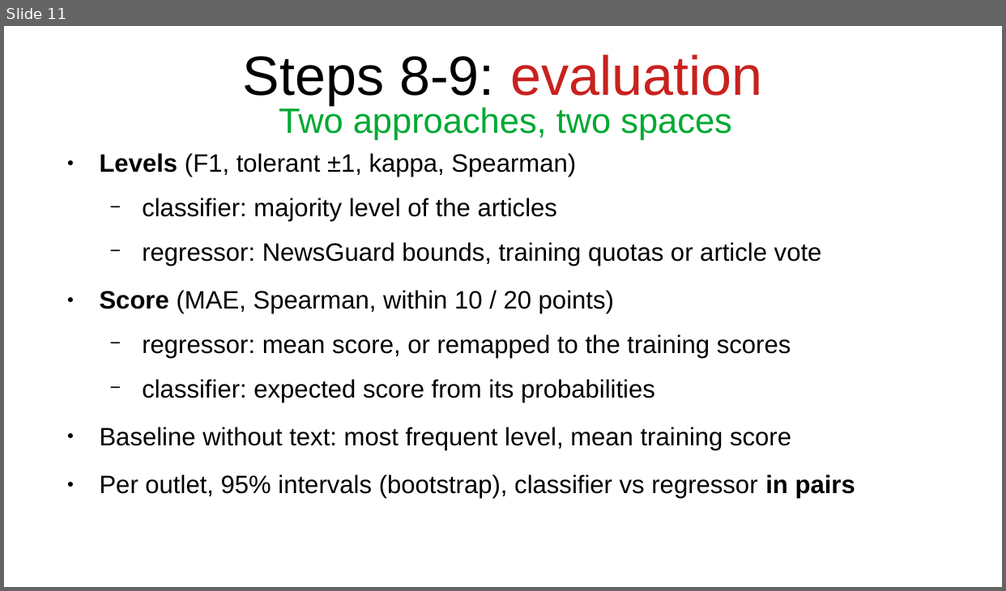
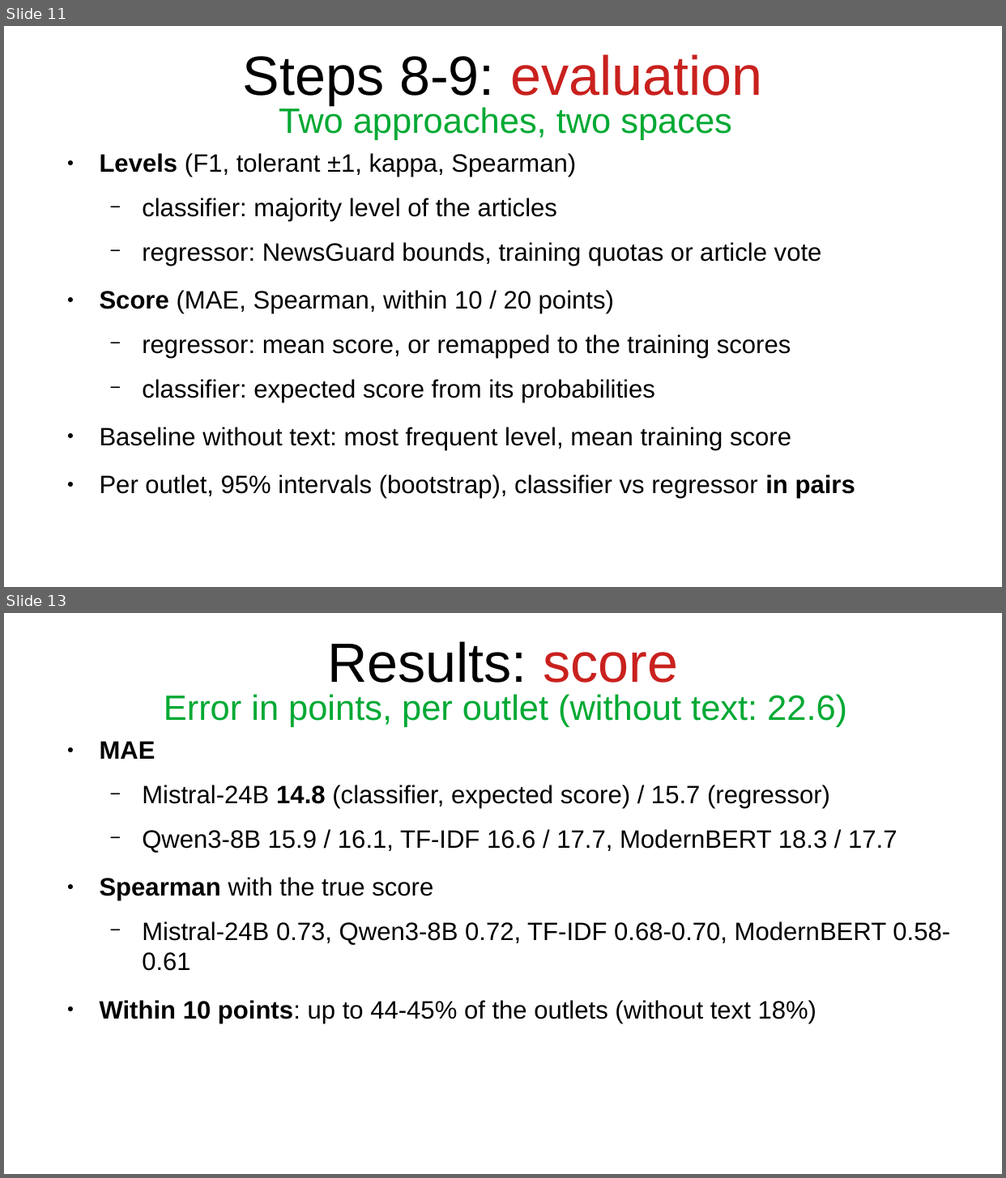
Before and after one commit to bianchi-john/PublisherClassification, a slide deck: Presentazioni/Tentativo 20 from scratch/Attempt20.odp. Shown one above the other, each under a label of ours: slide 11 before the commit, slides 11 and 13 after it; the slides between them are not shown. The pictures are 1006x591 and 1006x1178 pixels, drawn with LibreOffice and Linux fonts; fonts in the diff are those of the drawing. Boxes give left, top, right and bottom in pixels: in the first picture for what was removed or moved away, otherwise in the second. Text is boxed around its words. In the diff, an @@ line names an element or a change of style, - is before the commit and + after.

Commit message:
added last results

```diff
--- a/Presentazioni/Tentativo 20 from scratch/Attempt20.odp
+++ b/Presentazioni/Tentativo 20 from scratch/Attempt20.odp
@@ slide 13 added at [4,613,1002,1174], background #FFFFFF @@
@@ title added at [327,641,678,683], 44 pt, text #000000 @@
+Results: score
@@ title added at [164,694,847,727], 28 pt, text #00A933 @@
+Error in points, per outlet (without text: 22.6)
@@ text added at [100,741,950,1024], 20 pt, text #000000 @@
+● MAE
+  − Mistral-24B 14.8 (classifier, expected score) / 15.7 (regressor)
+  − Qwen3-8B 15.9 / 16.1, TF-IDF 16.6 / 17.7, ModernBERT 18.3 / 17.7
+● Spearman with the true score
+  − Mistral-24B 0.73, Qwen3-8B 0.72, TF-IDF 0.68-0.70, ModernBERT 0.58-0.61
+● Within 10 points: up to 44-45% of the outlets (without text 18%)
```
Also in this commit, not shown: 2 other slides added, 1 slide removed, 20 other files.
